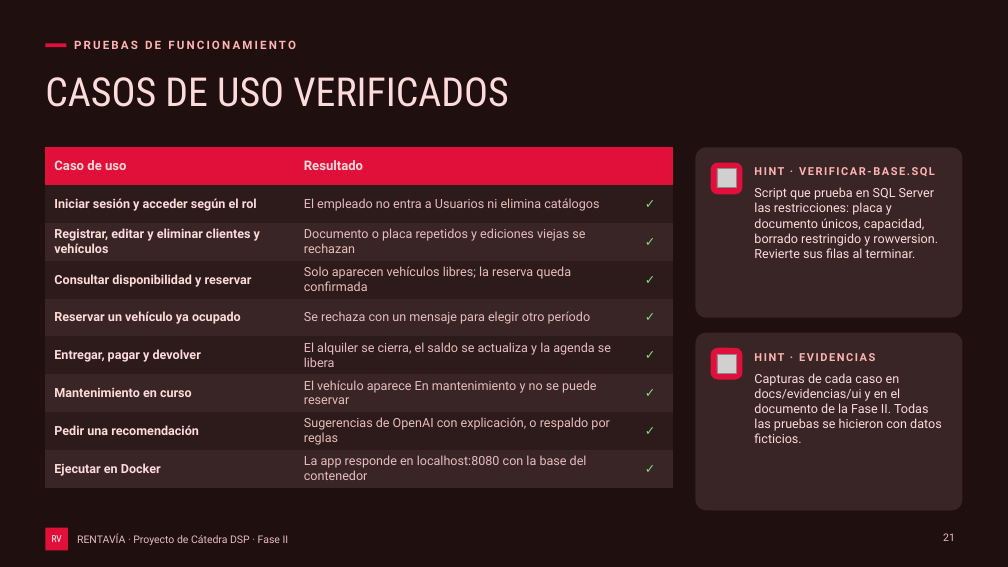
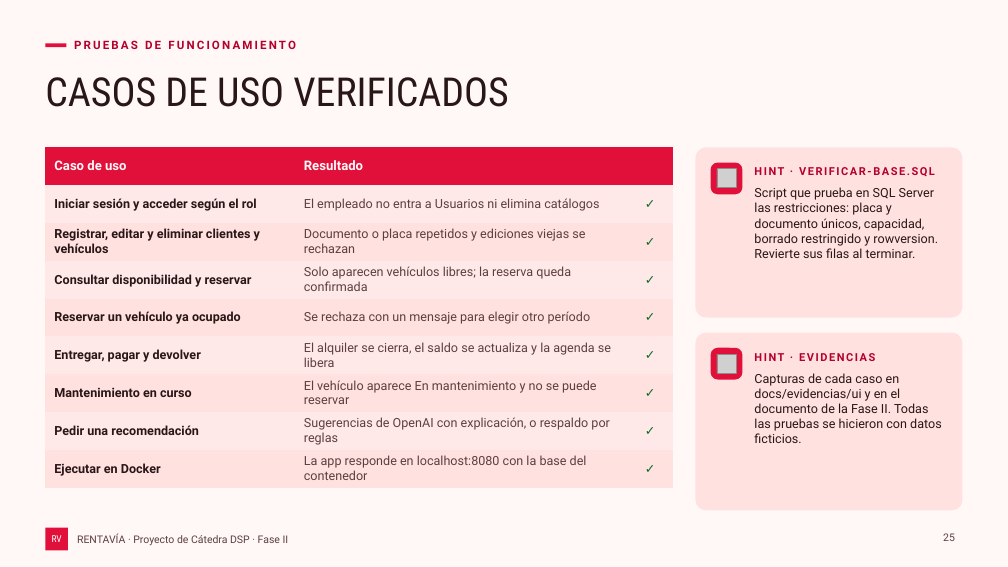
Before and after one commit to caleb-bvm/Rentavia, a slide deck: slide 25 of docs/fase-2/Rentavia-Presentacion.pptx (slide 21 before the commit). Drawn at 1008x567 pixels with LibreOffice and Linux fonts; fonts in the diff are those of the drawing; grey boxes stand for pictures. Boxes give left, top, right and bottom in pixels: in the first picture for what was removed or moved away, otherwise in the second. Text is boxed around its words. In the diff, an @@ line names an element or a change of style, - is before the commit and + after.

Commit message:
docs: presentación en modo claro y con Docker como sección propia
Usa el esquema claro de site.css y capturas de la interfaz en claro.
Docker pasa a ser la sección 06 con cuatro diapositivas: conceptos,
Dockerfile multietapa, servicios de Compose y ejecución con evidencia
de Docker Desktop.

```diff
--- a/docs/fase-2/Rentavia-Presentacion.pptx
+++ b/docs/fase-2/Rentavia-Presentacion.pptx
@@ background #1F0F0F to #FFF8F7 @@
@@ table at [45, 147, 673, 484] @@
@@ fill #2D1B1B to #FFE9E8 in 12 cells @@
@@ fill #392525 to #FFE1E0 in 12 cells @@
@@ text colour #FCDBDA to #FFF8F7 in "Caso de uso", "Resultado" @@
@@ text colour #FCDBDA to #291717 in "Iniciar sesión y acceder según el rol", "Registrar, editar y eliminar clientes y vehículos", "Consultar disponibilidad y reservar", "Reservar un vehículo ya ocupado" and 4 more places @@
@@ text colour #E6BDBC to #5D3F3F in "El empleado no entra a Usuarios ni ...", "Documento o placa repetidos y ediciones viejas ...", "Solo aparecen vehículos libres; la reserva queda ...", "Se rechaza con un mensaje para elegir ..." and 4 more places @@
@@ text colour #81DB81 to #0A6E22 in "✓", "✓", "✓", "✓" and 4 more places @@
@@ rounded rectangle at [696, 147, 963, 318]: fill #392525 to #FFE1E0 @@
@@ rounded rectangle at [696, 333, 963, 510]: fill #392525 to #FFE1E0 @@
@@ text colour #FFB3B3 to #B4002B in 3 elements at [74, 40, 296, 49], [754, 167, 935, 176], [754, 353, 875, 361] @@
@@ text colour #FCDBDA to #291717 in 3 elements at [45, 77, 508, 107], [754, 187, 938, 258], [754, 373, 942, 443] @@
@@ text "RENTAVÍA · Proyecto de Cátedra ..." at [77, 533, 289, 545]: text colour #E6BDBC to #5D3F3F @@
@@ page number at [943, 533, 955, 541]: text changed; text colour #E6BDBC to #5D3F3F @@
-21
+25
```
Also in this commit, not shown: 24 other slides changed, 5 slides added, 1 slide removed.
